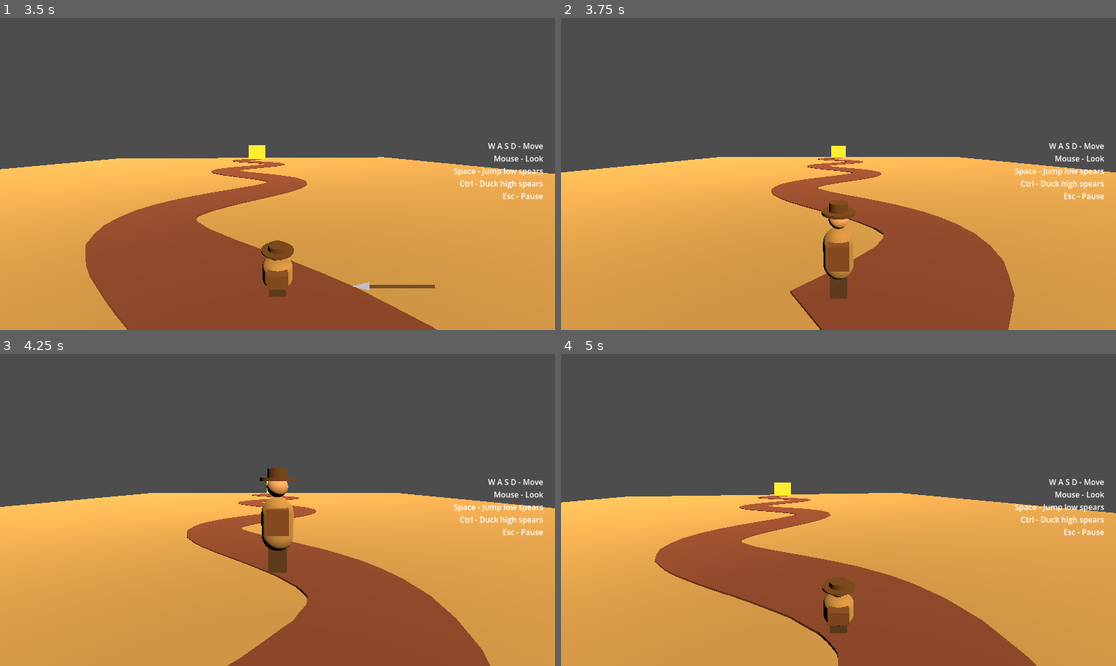
Above: before the commit, frames 1-4 (two rows, left to right).
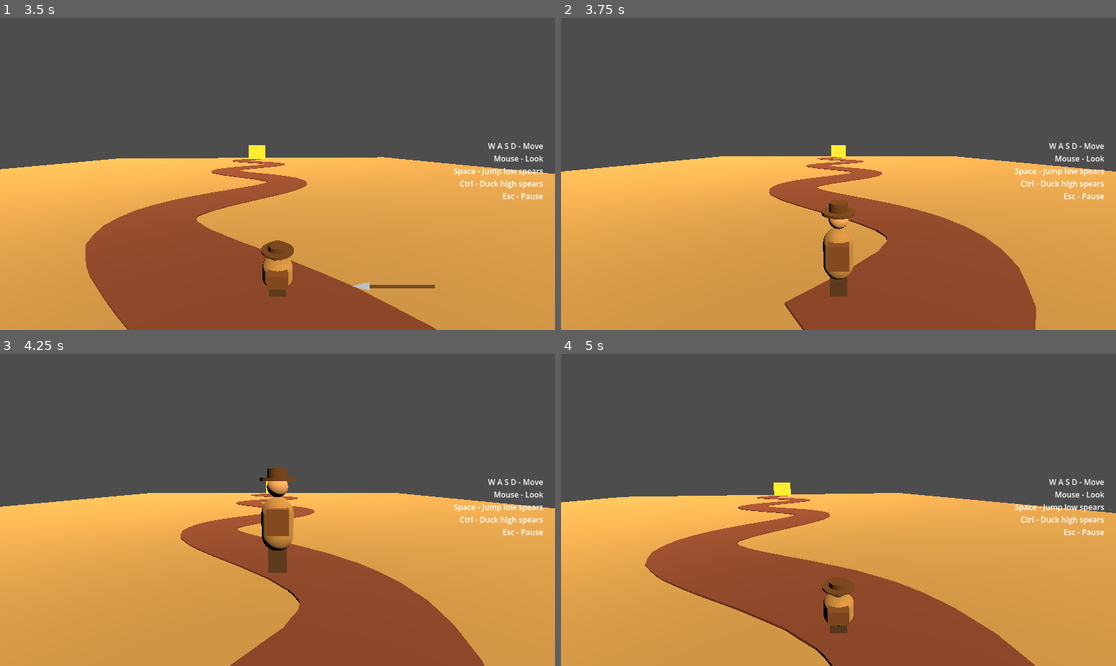
Above: after the commit, the same moments.

Repository: AnubisGott/The-Mystery-of-the-Pharaoh
Game: Godot game, scene res://main/main.tscn
Same seed, same stepped clock (60 frames per second), same inputs: the game is played once before the commit and once after it.
Inputs (mouse positions are in pixels of both pictures, inside the frame that each line leads up to):
- Up to frame 1 (3.5 s): click "Enter the Tomb" at 0.5 s; tap Enter at 1.25 s; move the mouse to (305, 174) at 1.27 s; hold Ctrl (duck) 1.28-2.03 s; hold W (move_forward) from 1.28 s (still down); tap Space (jump) at 1.52, 2.27 s; move the mouse to (249, 174) at 2.02 s; tap Ctrl (duck) at 2.1 s; move the mouse to (288, 167) at 2.77 s; hold Ctrl (duck) from 2.78 s (still down)
- Up to frame 2 (3.75 s): keep holding W (move_forward); move the mouse to (832, 180) at 3.52 s; release Ctrl (duck) at 3.53 s; tap Ctrl (duck) at 3.6 s
- Up to frame 3 (4.25 s): keep holding W (move_forward); tap Space (jump) at 3.77 s
- Up to frame 4 (5 s): keep holding W (move_forward); move the mouse to (877, 513) at 4.27 s; hold Ctrl (duck) from 4.28 s (still down); tap Space (jump) at 4.52 s

Frame 1 is identical in both runs. In frame 2, 2.0% of the frame differs, in the area x 0-100%, y 40-100%; in frame 3, 1.4%; in frame 4, 2.6%, in the area x 0-100%, y 41-100%.

Commit message:
Judge spear hits by the drawn tip-to-tail extent
The check previously fired only when the spear origin reached
screen center, so the visible tip could already touch the
character while a late jump still succeeded. The dodge must now
be active for the whole time any part of the spear overlaps the
character.

Co-Authored-By: Claude Fable 5 <noreply@anthropic.com>

Diff:
--- a/hazards/spear_2d.gd
+++ b/hazards/spear_2d.gd
@@ -3,7 +3,6 @@
 var is_high: bool = false
 var direction: float = 1.0
 var speed: float = 900.0
-var checked: bool = false
 
 
 func _physics_process(delta: float) -> void:
--- a/hazards/spear_layer.gd
+++ b/hazards/spear_layer.gd
@@ -7,8 +7,12 @@
 const SPEAR_SPEED: float = 900.0
 const LOW_HEIGHT_FRACTION: float = 0.86
 const HIGH_HEIGHT_FRACTION: float = 0.60
-const HIT_ZONE_HALF_WIDTH: float = 40.0
 const OFFSCREEN_MARGIN: float = 120.0
+
+# Drawn spear extent around its origin (see spear_2d.gd _draw).
+const SPEAR_TIP: float = 92.0
+const SPEAR_TAIL: float = 80.0
+const CHARACTER_HALF_WIDTH: float = 35.0
 
 @onready var player: CharacterBody3D = $"../Player"
 
@@ -34,20 +38,25 @@
 	add_child(spear)
 
 
-# A spear "hits" when it crosses the character at screen center while
-# the required dodge is not active: low spears need the player airborne,
-# high spears need the player ducking.
+# The dodge must be active for as long as any part of the drawn spear
+# overlaps the character at screen center: low spears need the player
+# airborne, high spears need the player ducking. Jumping after the tip
+# has already reached the character is too late.
 func _physics_process(_delta: float) -> void:
 	var center_x := get_viewport().get_visible_rect().size.x * 0.5
 
 	for child in get_children():
 		var spear := child as Spear2D
-		if spear == null or spear.checked:
-			continue
-		if absf(spear.position.x - center_x) > HIT_ZONE_HALF_WIDTH:
+		if spear == null:
 			continue
 
-		spear.checked = true
+		var lead := spear.position.x + spear.direction * SPEAR_TIP
+		var tail := spear.position.x - spear.direction * SPEAR_TAIL
+		if maxf(lead, tail) < center_x - CHARACTER_HALF_WIDTH:
+			continue
+		if minf(lead, tail) > center_x + CHARACTER_HALF_WIDTH:
+			continue
+
 		var dodged: bool = player.is_ducking() if spear.is_high else not player.is_on_floor()
 		if not dodged:
 			player_hit.emit()
